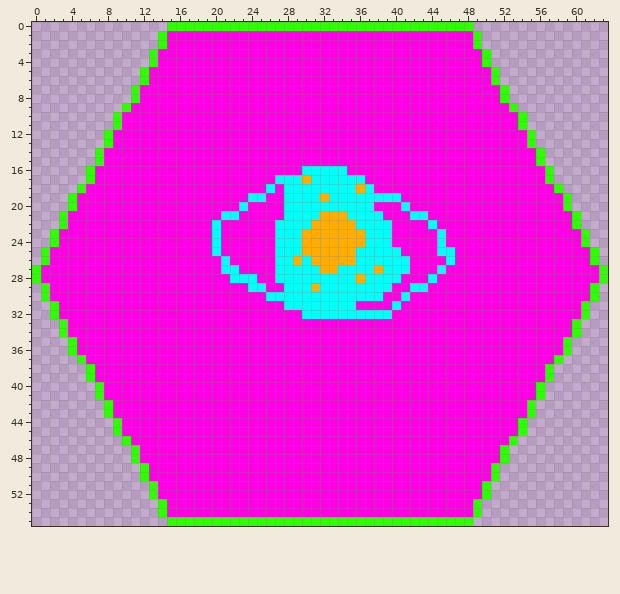
File history of a pixel-art sprite, Images/TileSets/HexaRealm/Tiles/Lake Victoria.png. That is the earlier state.
The file is 128x128 pixels. The old version is drawn lined up with the new one, on the new canvas.
After the commit:
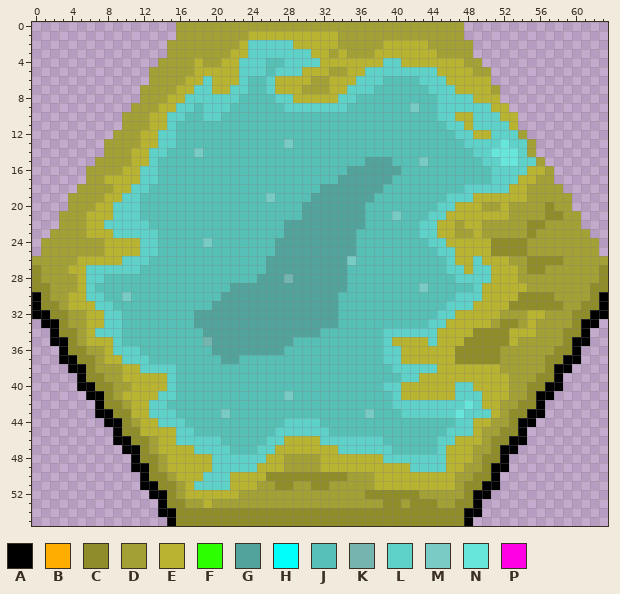
Palette (. is transparent): A #000000  B #ffad00  C #8f8d29  D #a3a136  E #b8b330  F #2cff00  G #51a39c  H #00fff9  J #56bfb6  K #74b5b0  L #5ed1c8  M #78ccc5  N #67e6db  P #ff00e5
The exact change:
canvas 128x128 -> 64x56, the old top-left corner now at -32,-36 (the part of the old canvas that was cut away was empty and is not shown)
Changed rows in their new state; - is an unchanged pixel.
first column x 0:
 0 ---------------.DDDDDDDDDDDDDDDDDDDDDDDDDDDDDDDD.---------------
 1 --------------..DDDDDDDDEEEEEEEEEEDDDDDDDDDDDDDD..--------------
 2 --------------.DDDDDDDDELLLLLEEEEEDDDDDEEEEEDDDDD.--------------
 3 -------------..DDDDDDDEELLLLLLLEEDEDDDEEEEEEEDDDD..-------------
 4 -------------.DDDDEDDEELLLJJLLLLEEEEEEELLEEEEEEEDD.-------------
 5 ------------.DDDDDEEEEELLLJLLLEEEDDEELLLLLLLLEEEEDD.------------
 6 ------------.DDDDEELEEELJJLEEEEDDEEELLLJJJJLLLEEEEE.------------
 7 -----------.DDDDEELLEELLJJLEEEDDDEELLLJJJJJJLLLEEEED.-----------
 8 -----------.DDDEELLLLLLJJJJLLEEEEELLJJJJJJJJJLLLLEEE.-----------
 9 ----------.DDDEELLJLLLJJJJJJLLLLLLLJJJJJJJMJJLLLLLLEE.----------
10 ---------.DDDEELLJJLLJJJJJJJJJJJJJJJJJJJJJJJJLLEELLLEE.---------
11 ---------.DDDEELJJJJJJJJJJJJJJJJJJJJJJJJJJJJJJLLELLLLE.---------
12 --------.DDDEELLJJJJJJJJJJJJJJJJJJJJJJJJJJJJJJJLLEELLLD.--------
13 --------DDDDEELLJJJJJJJJJJJJMJJJJJJJJJJJJJJJJJJJLLLLNLLD--------
14 -------.DDDEELLJJJMJJJJJJJJJJJJJJJJJJJJJJJJJJJJJJLLNNNLD.-------
15 -------DDDDEELJJJJJJJJJJJJJJJJJJJJJJJGGGJJJMJJJJJJLLNNLLD-------
16 ------DDDDEELLJJJJJJJJJJJJJJJJJJJJJGGGGGGJJJJJJJJJJLLLLEED------
17 ------DDEEEELLJJJJJJJJJJJJJJJJJJJJGGGGGGJJJJJJJJJJJLLLEEDD------
18 -----DDDDEELLJJJJJJJJJJJJJJJJJJJGGGGGGGJJJJJJJJJLLLLLEEDDDD-----
19 ----DDDDEELLJJJJJJJJJJJJJJMJJJJGGGGGGGJJJJJJJJLLLEEEEEEDDDDD----
20 ----DDDEELLLJJJJJJJJJJJJJJJJJJGGGGGGGJJJJJJJJLLEEEDDEDDDDCDD----
21 ---DDDEEELLLJJJJJJJJJJJJJJJJJJGGGGGGGJJJMJJJLLEEEEEEEDDDDCCDD---
22 ---DDDEELLLLLJJJJJJJJJJJJJJJGGGGGGGGGJJJJJJLLEEDEEDDDDDCCDDDD---
23 --DDDDEEELLLLLJJJJJJJJJJJJJJGGGGGGGGJJJJJJJLLEEDDEDDDDDCDDDDDD--
24 -DDDDDDDEEEELLJJJJJMJJJJJJJGGGGGGGGGJJJJJJJJLLEEEEECCCCDDDDDDDD-
25 -DDDDDDDEEEELLJJJJJJJJJJJJJGGGGGGGGGJJJJJJJJJLLEEEECCCCDDDDDDDD-
26 DDDDDEEEEELLLJJJJJJJJJJJJJGGGGGGGGGMJJJJJJJJJJLEELEEEDDCCCCDDDDD
27 CDDDEELLLLLLJJJJJJJJJJJJJJGGGGGGGGGJJJJJJJJJJJLLELLEEEDCCDDDDDDC
28 CDDDDELLJJJJJJJJJJJJJJJJJGGGKGGGGGGJJJJJJJJJJJJLLLLEEEDDDDDDDDDC
29 CCDDDELJJJJJJJJJJJJJJJGGGGGGGGGGGGGJJJJJJJJMJJJJJLEEEEEDDDDDDDCC
30 ACDDEELLJJMJJJJJJJJJJGGGGGGGGGGGGGJJJJJJJJJJJJJLLLEEEECCCCDDDDCA
31 ACCDEEELLJJJJJJJJJJJGGGGGGGGGGGGGGJJJJJJJJJJJJLLLEEEECCCCCCDDCCA
32 AACCDDEELLJJJJJJJJGGGGGGGGGGGGGGGGJJJJJJJJJJJLLEEEEEDDDEEDDDCCAA
33 -AACDDEELLJJJJJJJJGGGGGGGGGGGGGGGGJJJJJJJJJJLLEEEEEDCCDEDDDDCAA-
34 --ACCDELLLJJJJJJJJJGGGGGGGGGGGGGJJJJJJJLLLLLLEEEECCCCEEEDDDCCA--
35 --AACDEEELJJJJJJJJJKGGGGGGGGGJJJJJJJJJJLEEEELEEECCCCCEDDDDDCAA--
36 ---ACCDDELLLJJJJJJJJGGGGGGGGJJJJJJJJJJJLLEEEEEECCCCCDDDDDDCCA---
37 ---AACCDEELLLJJJJJJJJGGJJJJJJJJJJJJJJJJLLEEEEEECCCCCDDDDDCCAA---
38 ----AACDDDEELLLLJJJJJJJJJJJJJJJJJJJJJJJJLLLLLEEEEEEEDDDDDCAA----
39 -----ACCDDEEEEELJJJJJJJJJJJJJJJJJJJJJJJJJLLEEEEEEEEEEDDDCCA-----
40 -----AACCDDEEEELJJJJJJJJJJJJJJJJJJJJJJJLLEEEEEELLEEEEDDCCAA-----
41 ------AACDEEEELLJJJJJJJJJJJJMJJJJJJJJJJJLEEEEEELLLEEEDDCAA------
42 -------ACCDEELLJJJJJJJJJJJJJJJJJJJJJJJJJLLLLLLLLNLEEDDCCA-------
43 -------AACCEELLLJJJJJMJJJJJJJJJJJJJJJMJJJLLLLLLNLLLEDCCAA-------
44 --------AACDEELLLJJJJJJJJJJJLLLLJJJJJJJJJJJJJJJLLEEDDCAA--------
45 ---------ACCEEEELLJJJJJJJJJLLLLLLJJJJJJJJJJJJJLLLEDDCCA---------
46 ---------AACCDEELLLLLJJJJJLLEEEELLLLLLLJJJJJJLLEEEDCCAA---------
47 ----------AACDEEEELLLLJJJLLEEEEEEELLLLLLJJJJJLEEEDDCAA----------
48 -----------ACCDEEEEELLLLLLEEDDDDEEEEEEELLLLLLLEEEDCCA-----------
49 -----------AACDEEEEELLLLLEEEDDDDEEEEEEEEEELLLLEEDDCAA-----------
50 ------------ACCDEEELLLEEEECCCCCCCCCDDDEEEEEEEEEDDCCA------------
51 ------------AACCDELLLLEEEDDCCDDCCDDDDDEEEEEEEEEDCCAA------------
52 -------------AACDEEEEEEDDDDDDDDDDDDDDCCCCCCDDDDDCAA-------------
53 --------------ACCDDEDDDDDDDDDDDDDDDDDDDCCDCCCDDCCA--------------
54 --------------AACCCCCCCCCCCCCCCCCCCCCCCCCCCCCCCCAA--------------
55 ---------------ACCCCCCCCCCCCCCCCCCCCCCCCCCCCCCCCA---------------
Changed places in both pictures, as pixel boxes (x1, y1, x2, y2):
changed: (32, 22, 608, 526)
